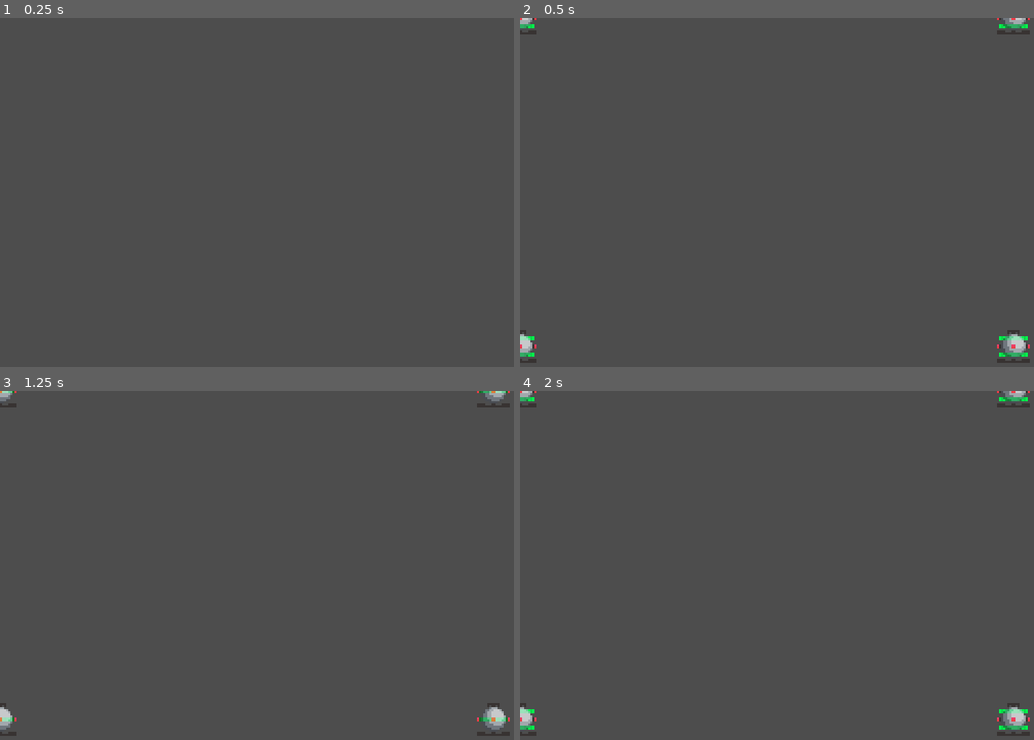
Above: before the commit, frames 1-4 (two rows, left to right).
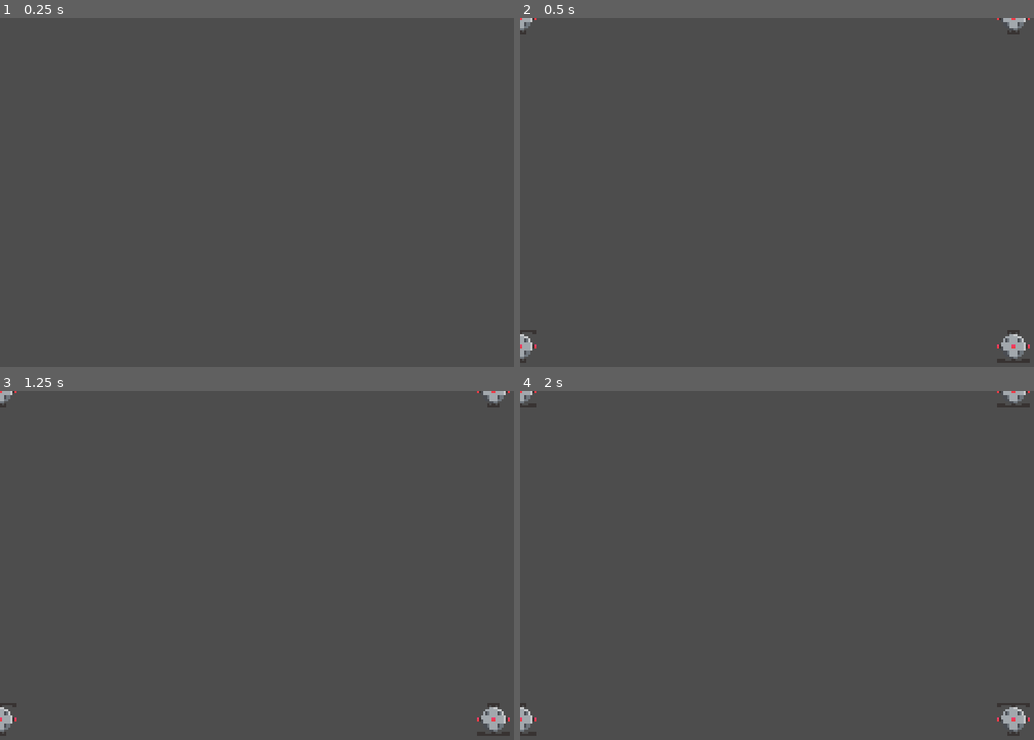
Above: after the commit, the same moments.

Repository: Jcodefox/GMTK-2025
Game: Godot game, scene res://scenes/prefabs/enemies/drone.tscn
Two runs of this game, one before a commit and one after it. Both use one fixed random seed, a clock stepped at 60 frames per second and the inputs below. This scene is started directly instead of the project's main scene.
Inputs (mouse positions are in pixels of both pictures, inside the frame that each line leads up to):
- Up to frame 1 (0.25 s): no input
- Up to frame 2 (0.5 s): no input
- Up to frame 3 (1.25 s): move the mouse to (380, 568) at 0.52 s; press the mouse at (380, 568) at 0.53 s; hold D (move_right) from 0.53 s (still down); tap Space (move_jump) at 0.77 s
- Up to frame 4 (2 s): keep holding D (move_right); move the mouse to (679, 607) at 1.27 s; release the mouse at (679, 607) at 1.28 s; click (679, 607) at 1.35 s; tap Space (move_jump) at 1.52 s

Frame 1 is identical in both runs. In frame 2, 0.6% of the frame differs, in the area x 0-100%, y 0-99%; in frame 3, 0.5%; in frame 4, 0.6%.

Commit message:
Update drone appearance

Diff:
--- a/assets/art/enemies/drone_sprite_frames.tres
+++ b/assets/art/enemies/drone_sprite_frames.tres
@@ -47,5 +47,5 @@
 }],
 "loop": true,
 "name": &"default",
-"speed": 8.0
+"speed": 15.0
 }]
--- a/scenes/prefabs/enemies/drone.tscn
+++ b/scenes/prefabs/enemies/drone.tscn
@@ -15,6 +15,8 @@
 [node name="AnimatedSprite2D" type="AnimatedSprite2D" parent="."]
 sprite_frames = ExtResource("2_66nol")
 autoplay = "default"
+frame = 1
+frame_progress = 0.351505
 
 [node name="CollisionShape2D" type="CollisionShape2D" parent="."]
 shape = SubResource("RectangleShape2D_ps8f2")
Binary file changed: assets/art/enemies/drone_1.png
Binary file changed: assets/art/enemies/drone_2.png
Binary file changed: assets/art/enemies/drone_3.png
Binary file changed: assets/art/enemies/drone_4.png
